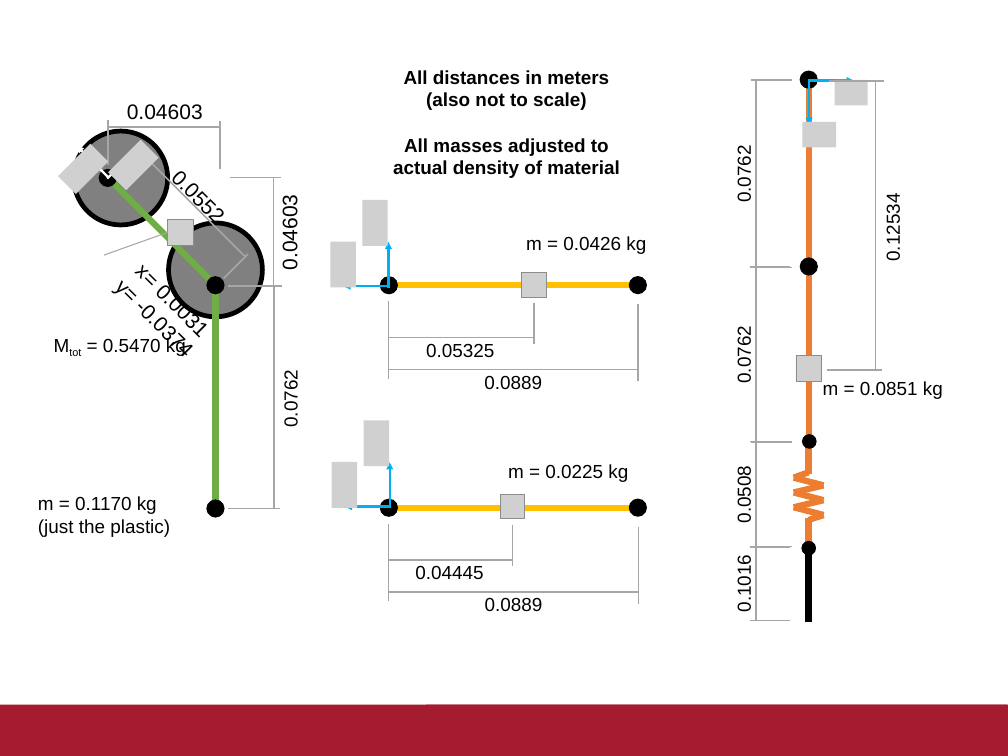
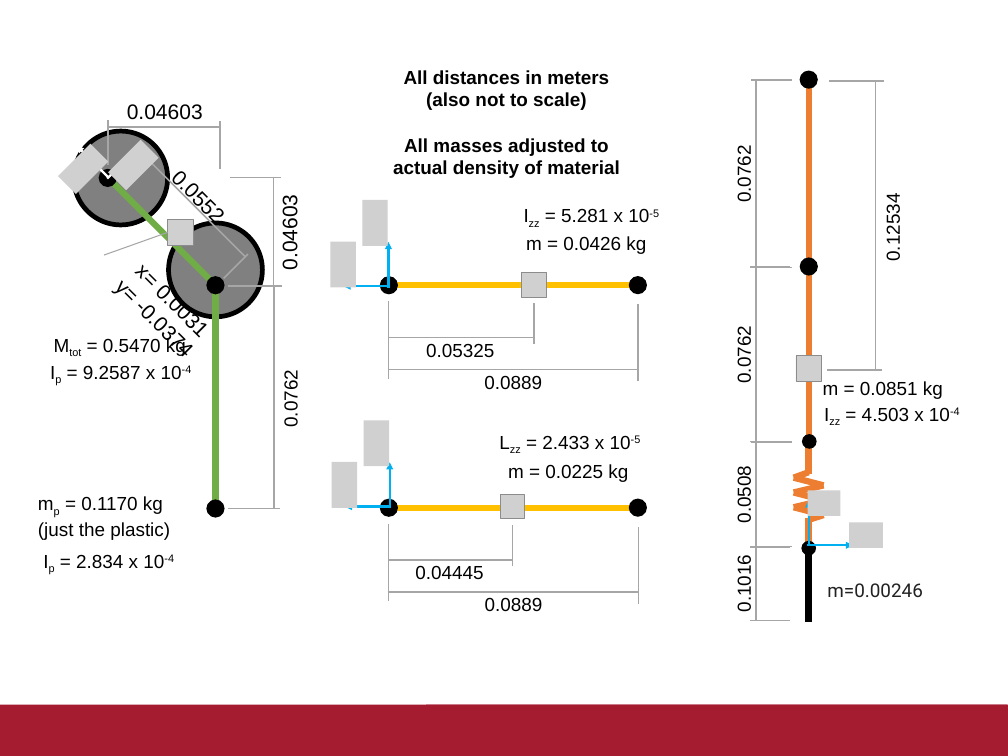
Before and after one commit to pvarin/CompliantRunning, a slide deck: slide 1 of physicalRobot/MassSpecs/FBD.pptx. Drawn at 1008x756 pixels with LibreOffice and Linux fonts; fonts in the diff are those of the drawing; grey boxes stand for pictures. Boxes give left, top, right and bottom in pixels: in the first picture for what was removed or moved away, otherwise in the second. Text is boxed around its words. In the diff, an @@ line names an element or a change of style, - is before the commit and + after.

```diff
--- a/physicalRobot/MassSpecs/FBD.pptx
+++ b/physicalRobot/MassSpecs/FBD.pptx
@@ picture removed at (835,80,867,106) @@
@@ picture removed at (802,122,836,147) @@
@@ text added at (561,208,659,223), 18 pt, text #000000 @@
+Izz = 5.281 x 10-5
@@ text added at (83,365,192,380), 18 pt, text #000000 @@
+Ip = 9.2587 x 10-4
@@ text added at (862,407,960,422), 18 pt, text #000000 @@
+Izz = 4.503 x 10-4
@@ text added at (542,435,641,449), 18 pt, text #000000 @@
+Lzz = 2.433 x 10-5
@@ text at (81,496,163,514): text changed @@
-m = 0.1170 kg
+mp = 0.1170 kg
@@ picture added at (808,491,840,516) @@
@@ arrow moved from (809, 81) - (854, 81) to (809, 545) - (809, 501) @@
@@ picture added at (849,523,883,548) @@
@@ text added at (76,554,174,568), 18 pt, text #000000 @@
+Ip = 2.834 x 10-4
@@ arrow moved from (809, 79) - (809, 125) to (808, 545) - (853, 545) @@
@@ text added at (827,583,923,597), 18 pt, text #222222 @@
+m=0.00246
```
Also in this commit, not shown: 3 other files.
